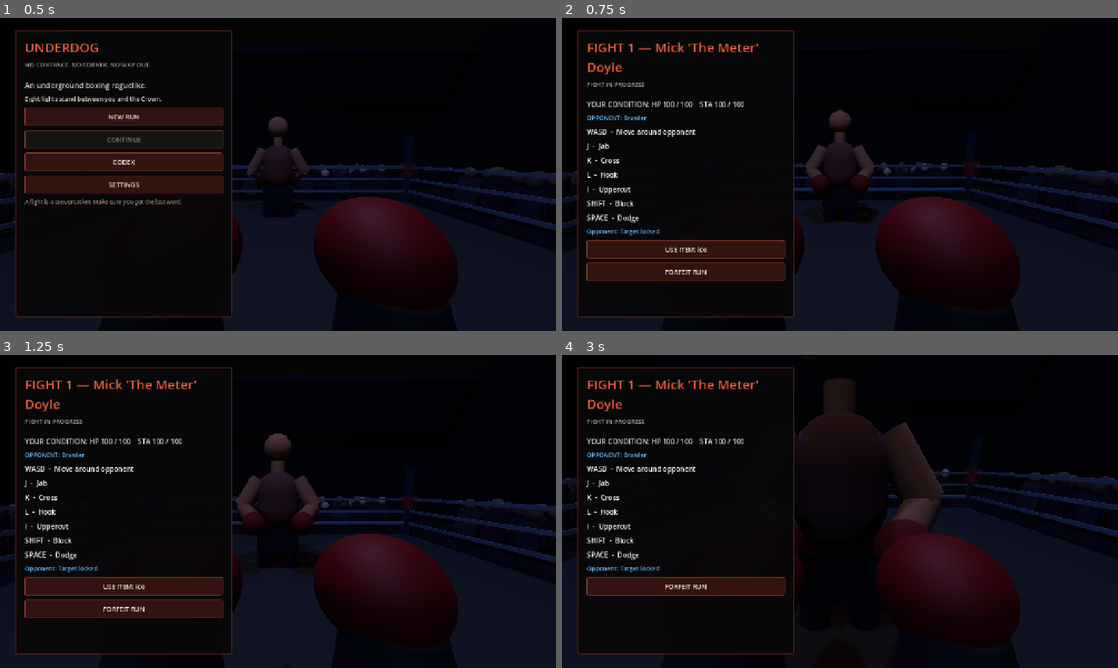
Above: before the commit, frames 1-4 (two rows, left to right).
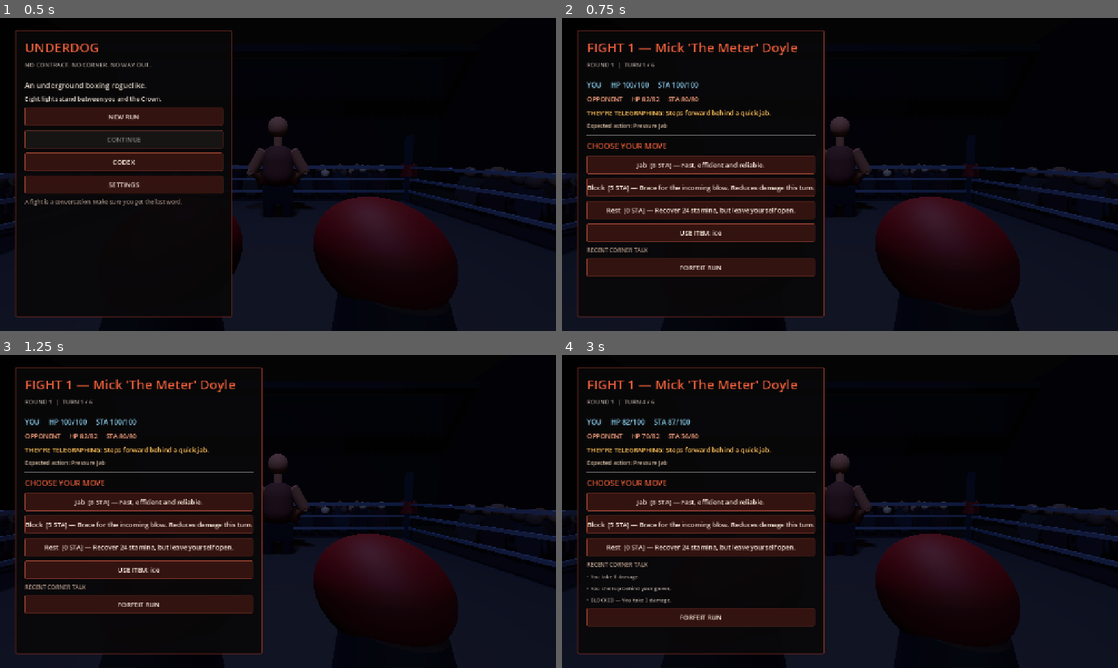
Above: after the commit, the same moments.

Repository: sedhehe/TheLastRound
Game: Godot game, scene res://scenes/main.tscn
Two runs of this game, one before a commit and one after it. Both use one fixed random seed, a clock stepped at 60 frames per second and the inputs below.
Inputs (mouse positions are in pixels of both pictures, inside the frame that each line leads up to):
- Up to frame 1 (0.5 s): no input
- Up to frame 2 (0.75 s): click "NEW RUN" at 0.5 s
- Up to frame 3 (1.25 s): no input
- Up to frame 4 (3 s): click "USE ITEM: ice" at 1.25 s; click (701, 502) at 2 s, where only the run after the commit has a clickable "Jab [8 STA] — Fast, efficient…"; click (701, 524) at 2.75 s, where only the run after the commit has a clickable "Block [5 STA] — Brace for the…"

Frame 1 is identical in both runs. In frame 2, 19% of the frame differs, in the area x 0-100%, y 4-96%; in frame 3, 21%; in frame 4, 25%, in the area x 0-100%, y 4-100%.

Commit message:
Restore turn-based combat and enemy telegraphs

Diff:
--- a/scripts/main.gd
+++ b/scripts/main.gd
@@ -36,6 +36,8 @@
 var enemy_blinded := 0
 var enemy_drained := 0
 var loaded_bonus := 0
+var loaded_tape_risk := false
+var enemy_next_action: Dictionary = {}
 
 var bribe_ready := false
 var revive_used := false
@@ -452,6 +454,9 @@
 	enemy_blinded = 0
 	enemy_drained = 0
 	loaded_bonus = 0
+	loaded_tape_risk = false
+	enemy_next_action.clear()
+	_disable_realtime_combat()
 
 	var template: Dictionary
 
@@ -491,17 +496,12 @@
 	_configure_enemy_ai()
 	_reset_fighter_positions()
 
-	# Start the real-time combat manager.
-	# Its current defaults are used here; stat synchronisation with
-	# tournament upgrades will be completed in the manager integration pass.
-	combat_manager.begin_fight(
-	float(player.get("health", 100.0)),
-	float(player.get("stamina", 100.0)),
-	float(enemy.get("health", 100.0))
-)
-
-	_enable_realtime_combat()
+	# Turn-based combat is authoritative. Keep the real-time actors disabled.
+	_disable_realtime_combat()
+	_prepare_enemy_telegraph()
 	_show_combat()
+
+
 
 
 func enemy_mat_color(color: Color) -> void:
@@ -523,38 +523,71 @@
 func _show_combat() -> void:
 	_heading(
 		"FIGHT %d — %s" % [fight_index + 1, str(enemy.get("name", "OPPONENT"))],
-		"FIGHT IN PROGRESS"
+		"ROUND %d  |  TURN %d / 6" % [round_no, turn_no]
 	)
 
 	_label(
-		"YOUR CONDITION: HP %d / %d    STA %d / %d" % [
+		"YOU     HP %d/%d     STA %d/%d" % [
 			int(player.get("health", 0)),
 			int(player.get("max_health", 100)),
 			int(player.get("stamina", 0)),
 			int(player.get("max_stamina", 100))
+		],
+		16,
+		Color(0.55, 0.82, 0.95)
+	)
+	_label(
+		"OPPONENT     HP %d/%d     STA %d/%d" % [
+			int(enemy.get("health", 0)),
+			int(enemy.get("max_health", 100)),
+			int(enemy.get("stamina", 0)),
+			int(enemy.get("max_stamina", 100))
+		],
+		15,
+		Color(0.95, 0.62, 0.48)
+	)
+
+	var tell := str(enemy_next_action.get("tell", enemy.get("tell", "Studies your guard.")))
+	var action_name := str(enemy_next_action.get("name", "Unknown attack"))
+	_label("THEY'RE TELEGRAPHING: " + tell, 15, Color(1.0, 0.76, 0.35))
+	_label("Expected action: " + action_name, 13, Color(0.82, 0.72, 0.62))
+
+	var line := HSeparator.new()
+	content.add_child(line)
+	_label("CHOOSE YOUR MOVE", 18, Color(0.9, 0.36, 0.22))
+
+	for id in owned_moves:
+		var move := _get_move(str(id))
+		if move.is_empty():
+			continue
+
+		var cost := float(move.get("cost", 0.0))
+		var move_name := str(move.get("name", id))
+		var description := str(move.get("description", ""))
+		var label_text := "%s  [%d STA] — %s" % [
+			move_name,
+			int(cost),
+			description
 		]
-	)
-
-	_label(
-		"OPPONENT: %s" % str(enemy.get("archetype", "Boxer")),
-		14,
-		Color(0.4, 0.75, 1.0)
-	)
-
-	_label("WASD  -  Move around opponent", 16, Color.WHITE)
-	_label("J  -  Jab", 16, Color.WHITE)
-	_label("K  -  Cross", 16, Color.WHITE)
-	_label("L  -  Hook", 16, Color.WHITE)
-	_label("I  -  Uppercut", 16, Color.WHITE)
-	_label("SHIFT  -  Block", 16, Color.WHITE)
-	_label("SPACE  -  Dodge", 16, Color.WHITE)
-
-	_label("Opponent: Target locked", 14, Color(0.4, 0.75, 1.0))
+		_button(
+			label_text,
+			_player_move.bind(str(id)),
+			float(player.get("stamina", 0.0)) < cost
+		)
 
 	if not inventory.is_empty():
-		_button("USE ITEM: " + str(inventory[0]).replace("_", " "), _use_item)
+		_button(
+			"USE ITEM: " + str(inventory[0]).replace("_", " "),
+			_use_item
+		)
+
+	_label("RECENT CORNER TALK", 13, Color(0.68, 0.58, 0.52))
+	var first_log := maxi(0, log_lines.size() - 3)
+	for i in range(first_log, log_lines.size()):
+		_label("• " + log_lines[i], 12, Color(0.72, 0.68, 0.64))
 
 	_button("FORFEIT RUN", _forfeit_run)
+
 
 
 func _forfeit_run() -> void:
@@ -576,11 +609,18 @@
 	if game_state != "combat":
 		return
 
+	if not owned_moves.has(id):
+		return
+
 	var move := _get_move(id)
 	if move.is_empty():
 		return
 
 	var cost := float(move.get("cost", 0))
+	if float(player.get("stamina", 0.0)) < cost:
+		_log("You're too exhausted to use %s." % str(move.get("name", id)))
+		_show_combat()
+		return
 
 	if arena_visuals and arena_visuals.has_method("player_action"):
 		arena_visuals.player_action(id)
@@ -616,8 +656,9 @@
 	elif id == "counter":
 		player.stamina -= cost
 
-		var tell := str(enemy.get("tell", "")).to_lower()
-		var guessed := tell.contains("right") or tell.contains("loads")
+		var tell := str(enemy_next_action.get("tell", enemy.get("tell", ""))).to_lower()
+		var action_name := str(enemy_next_action.get("name", "")).to_lower()
+		var guessed := tell.contains("right") or tell.contains("loads") or action_name.contains("right")
 
 		if guessed:
 			_deal_player_damage(move, 1.35)
@@ -657,15 +698,23 @@
 	if game_state != "combat":
 		return
 
+	player.stamina = clampf(player.stamina, 0.0, player.max_stamina)
+
 	if enemy.health <= 0.0:
 		_win_fight()
 		return
 
 	_enemy_turn()
+	# Defensive actions last for exactly one enemy response, even if it misses
+	# or the opponent is too exhausted to attack.
+	player_blocking = false
+	player_slipping = false
 
 	if game_state == "combat":
 		_check_round()
-		_show_combat()
+		if game_state == "combat":
+			_prepare_enemy_telegraph()
+			_show_combat()
 
 
 func _deal_player_damage(move: Dictionary, multiplier: float) -> void:
@@ -687,8 +736,16 @@
 	amount += loaded_bonus
 	loaded_bonus = 0
 
-	if player.health <= player.max_health * 0.25:
-		amount *= 1.0 + (0.08 if player.heart else 0.0)
+	if loaded_tape_risk:
+		loaded_tape_risk = false
+		if rng.randf() < 0.12:
+			_log("The referee spots the loaded tape. DISQUALIFIED.")
+			_end_run(false, "Disqualified for using loaded tape.")
+			return
+
+	var critical := id_is_crit()
+	if critical:
+		amount *= 1.5
 
 	var reduced := maxf(
 		1.0,
@@ -700,7 +757,7 @@
 	if arena_visuals and arena_visuals.has_method("opponent_hit"):
 		arena_visuals.opponent_hit()
 
-	if id_is_crit():
+	if critical:
 		_log("CRITICAL! %s lands for %d." % [
 			str(move.get("name", "Your move")),
 			int(reduced)
@@ -721,6 +778,60 @@
 	return rng.randf() < chance
 
 
+func _prepare_enemy_telegraph() -> void:
+	var trick := str(enemy.get("trick", "")).to_lower()
+	var archetype := str(enemy.get("archetype", "")).to_lower()
+	var options: Array[Dictionary] = []
+
+	match trick:
+		"aggressive":
+			options = [
+				{"name": "Heavy Right", "tell": "Loads up his right hand.", "damage": 1.25, "accuracy": 78.0, "cost": 14.0},
+				{"name": "Pressure Jab", "tell": "Steps forward behind a quick jab.", "damage": 0.82, "accuracy": 91.0, "cost": 8.0}
+			]
+		"quick":
+			options = [
+				{"name": "Quick Flurry", "tell": "Bounces in, shoulders twitching.", "damage": 0.78, "accuracy": 92.0, "cost": 12.0},
+				{"name": "Fast Jab", "tell": "Flicks a glove toward your guard.", "damage": 0.72, "accuracy": 95.0, "cost": 7.0}
+			]
+		"guard":
+			options = [
+				{"name": "Guarded Hook", "tell": "Tucks his chin, then loads a short hook.", "damage": 1.05, "accuracy": 82.0, "cost": 13.0},
+				{"name": "Body Jab", "tell": "Keeps his guard high and dips toward your ribs.", "damage": 0.88, "accuracy": 89.0, "cost": 9.0}
+			]
+		"counter":
+			options = [
+				{"name": "Counter Right", "tell": "Leaves an opening and waits for you to commit.", "damage": 1.18, "accuracy": 88.0, "cost": 12.0},
+				{"name": "Sharp Counter", "tell": "Shifts his weight onto the back foot.", "damage": 0.95, "accuracy": 93.0, "cost": 10.0}
+			]
+		"dirty":
+			options = [
+				{"name": "Elbow Smash", "tell": "Edges close with an elbow tucked.", "damage": 1.12, "accuracy": 82.0, "cost": 13.0},
+				{"name": "Rough Body Shot", "tell": "Crowds you and dips below the guard.", "damage": 0.95, "accuracy": 89.0, "cost": 11.0}
+			]
+		_:
+			options = [
+				{"name": "Champion's Right", "tell": "Goes completely still, then draws back his right.", "damage": 1.35, "accuracy": 84.0, "cost": 16.0},
+				{"name": "Champion's Combination", "tell": "Rolls his shoulders and steps into range.", "damage": 1.08, "accuracy": 91.0, "cost": 14.0},
+				{"name": "Short Hook", "tell": "Turns his lead shoulder toward you.", "damage": 0.92, "accuracy": 94.0, "cost": 10.0}
+			]
+
+	if enemy.stamina < 18.0:
+		enemy_next_action = {
+			"name": "Desperate Swing",
+			"tell": "Breathes heavily and drops his guard.",
+			"damage": 0.72,
+			"accuracy": 70.0,
+			"cost": 5.0
+		}
+	else:
+		enemy_next_action = options[rng.randi_range(0, options.size() - 1)].duplicate(true)
+
+	# Keep the existing fighter-specific tell as a fallback for custom data.
+	if str(enemy_next_action.get("tell", "")).is_empty():
+		enemy_next_action["tell"] = str(enemy.get("tell", "Studies your guard."))
+
+
 func _enemy_turn() -> void:
 	if enemy_drained > 0:
 		enemy.stamina = maxf(0.0, enemy.stamina - 8.0)
@@ -735,13 +846,25 @@
 		player.stamina = minf(player.max_stamina, player.stamina + 4.0)
 		return
 
-	var enemy_accuracy := float(enemy.accuracy)
-
+	var action := enemy_next_action
+	if action.is_empty():
+		_prepare_enemy_telegraph()
+		action = enemy_next_action
+
+	var enemy_accuracy := float(action.get("accuracy", enemy.accuracy))
 	if enemy_blinded > 0:
 		enemy_accuracy -= 15.0
 		enemy_blinded -= 1
 
-	var enemy_damage := float(enemy.damage) + rng.randf_range(-2.0, 3.0)
+	var enemy_damage := (
+		float(enemy.damage) * float(action.get("damage", 1.0))
+		+ rng.randf_range(-2.0, 2.0)
+	)
+
+	enemy.stamina = maxf(
+		0.0,
+		enemy.stamina - float(action.get("cost", 10.0))
+	)
 
 	if arena_visuals and arena_visuals.has_method("enemy_attack"):
 		arena_visuals.enemy_attack()
@@ -750,18 +873,16 @@
 		rng.randf() * 100.0 < _speed_chance(player.speed)
 	)
 
-	player_slipping = false
-
 	if dodged:
-		_log("DODGED! Their glove cuts through empty air.")
+		_log("DODGED! " + str(action.get("name", "Their attack")) + " cuts through empty air.")
 		player.stamina = minf(
 			player.max_stamina,
-			player.stamina + (3.0 if player.heart else 0.0)
+			player.stamina + float(passive.get("wind", 0.0))
 		)
 		return
 
 	if rng.randf() * 100.0 > enemy_accuracy:
-		_log("Opponent swings and misses.")
+		_log("Opponent's %s misses." % str(action.get("name", "attack")))
 		return
 
 	var damage := enemy_damage * (
@@ -770,20 +891,27 @@
 
 	if player_blocking:
 		damage *= 0.32
-		player_blocking = false
+
+	# Counter-punchers punish an attacking turn when the player neither blocks
+	# nor slips. This gives the archetype a distinct tactical identity.
+	if str(enemy.get("trick", "")) == "counter" and not player_blocking:
+		damage *= 1.15
+		_log("The counter-puncher catches your opening.")
 
 	player.health = maxf(0.0, player.health - damage)
+
+	if str(enemy.get("trick", "")) == "dirty":
+		player.stamina = maxf(0.0, player.stamina - 5.0)
 
 	if player.health <= player.max_health * 0.25:
 		player.heart = true
 
 	heart_active = player.health <= player.max_health * 0.25
-
 	if heart_active:
 		_log("HEART: You refuse to stay down.")
 
 	_log(
-		("BLOCKED — " if damage < enemy_damage * 0.7 else "")
+		("BLOCKED — " if player_blocking else "")
 		+ "You take %d damage." % int(damage)
 	)
 
@@ -795,6 +923,7 @@
 			_log("SMELLING SALTS! You drag yourself back to your feet.")
 		else:
 			_end_run(false, "You were knocked out.")
+
 
 
 func _check_round() -> void:
@@ -1156,6 +1285,7 @@
 
 		"loaded_tape":
 			loaded_bonus = 18
+			loaded_tape_risk = true
 
 		"bribe":
 			bribe_ready = true
@@ -1171,7 +1301,17 @@
 
 	_log("Used " + id.replace("_", " ") + ".")
 
-	_show_combat()
+	if game_state == "combat":
+		_enemy_turn()
+		player_blocking = false
+		player_slipping = false
+		if game_state == "combat":
+			_check_round()
+		if game_state == "combat":
+			_prepare_enemy_telegraph()
+			_show_combat()
+	else:
+		_show_combat()
 
 
 # ---------------------------------------------------------
@@ -1240,7 +1380,11 @@
 		"owned_moves": owned_moves,
 		"inventory": inventory,
 		"respect": respect,
-		"seed": run_seed
+		"seed": run_seed,
+		"passive": passive,
+		"revive_used": revive_used,
+		"bribe_ready": bribe_ready,
+		"heart_active": heart_active
 	}
 
 	var file := FileAccess.open(SAVE_PATH, FileAccess.WRITE)
@@ -1276,6 +1420,13 @@
 	inventory = data.get("inventory", [])
 	respect = int(data.get("respect", 0))
 	run_seed = int(data.get("seed", 0))
+	passive = data.get("passive", {
+		"damage": 0.0, "health": 0.0, "stamina": 0.0,
+		"defence": 0.0, "speed": 0.0, "slots": 0, "wind": 0
+	})
+	revive_used = bool(data.get("revive_used", false))
+	bribe_ready = bool(data.get("bribe_ready", false))
+	heart_active = bool(data.get("heart_active", false))
 
 	rng.seed = run_seed + fight_index * 991
 
